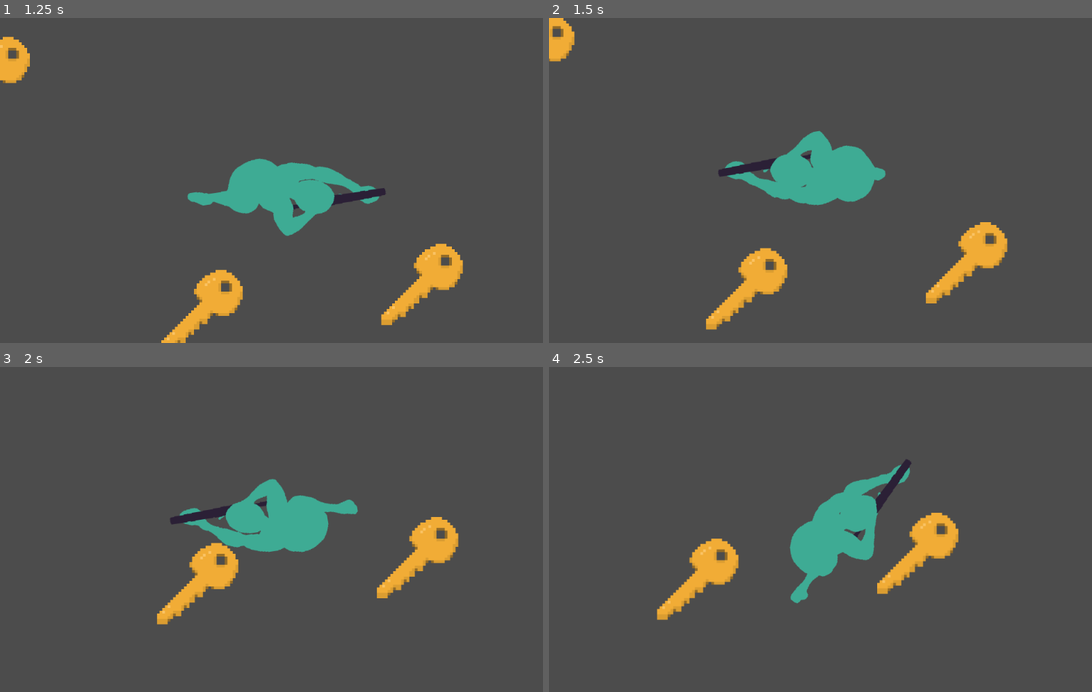
Above: before the commit, frames 1-4 (two rows, left to right).
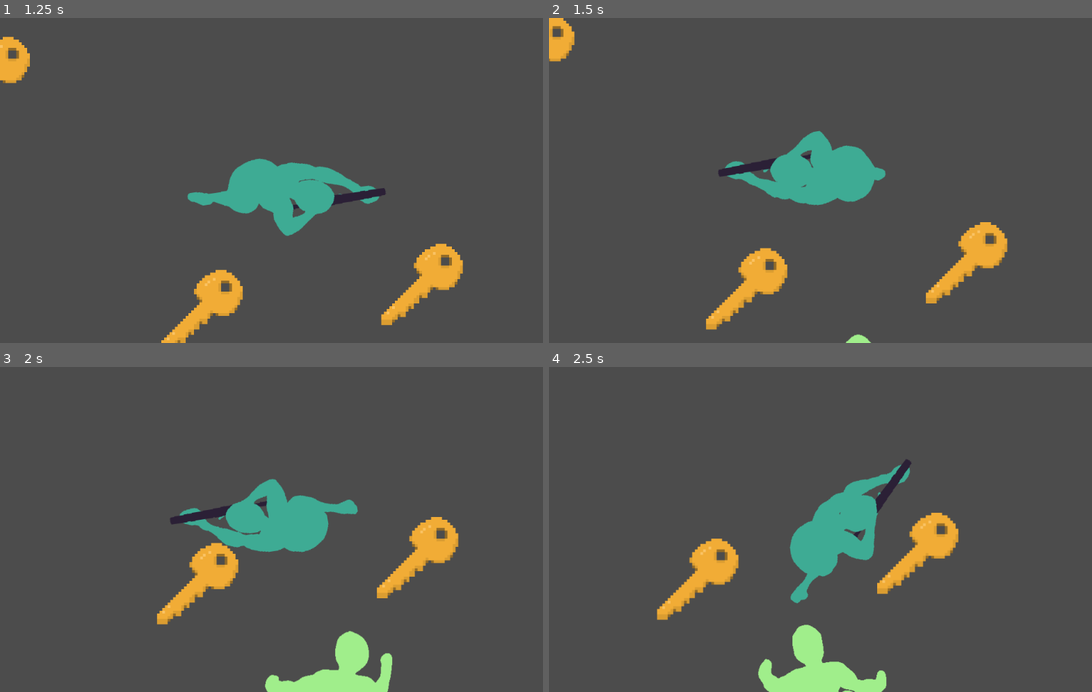
Above: after the commit, the same moments.

Repository: ZeeHatcher/project-vlastos
Game: Godot game, scene res://scenes/main.tscn
Same seed, same stepped clock (60 frames per second), same inputs: the game is played once before the commit and once after it.
Inputs (mouse positions are in pixels of both pictures, inside the frame that each line leads up to):
- Up to frame 1 (1.25 s): tap Enter at 0.5 s; move the mouse to (401, 164) at 0.52 s; press the mouse at (401, 164) at 0.53 s; hold D (right) from 0.53 s (still down)
- Up to frame 2 (1.5 s): move the mouse to (717, 196) at 1.27 s; release D (right) at 1.28 s; release the mouse at (717, 196) at 1.28 s; hold S (down) from 1.28 s (still down); click (717, 196) at 1.35 s
- Up to frame 3 (2 s): keep holding S (down)
- Up to frame 4 (2.5 s): move the mouse to (880, 458) at 2.02 s; release S (down) at 2.03 s; press the mouse at (880, 458) at 2.03 s; hold D (right) from 2.03 s (still down)

Frame 1 is identical in both runs. In frame 2, less than 0.1% of the frame differs, in the area x 54-60%, y 97-100%; in frame 3, 2.0%; in frame 4, 2.2%, in the area x 38-63%, y 79-100%.

Commit message:
added enemy to main scene

Diff:
--- a/scenes/main.tscn
+++ b/scenes/main.tscn
@@ -1,6 +1,7 @@
-[gd_scene load_steps=3 format=2]
+[gd_scene load_steps=4 format=2]
 
 [ext_resource path="res://entities/player/player.tscn" type="PackedScene" id=1]
+[ext_resource path="res://entities/enemy/enemy.tscn" type="PackedScene" id=2]
 [ext_resource path="res://scenes/main.gd" type="Script" id=3]
 
 [node name="Main" type="Node2D"]
@@ -53,3 +54,6 @@
 
 [node name="Camera2D" type="Camera2D" parent="."]
 current = true
+
+[node name="Enemy" parent="." instance=ExtResource( 2 )]
+position = Vector2( 234, 471 )
